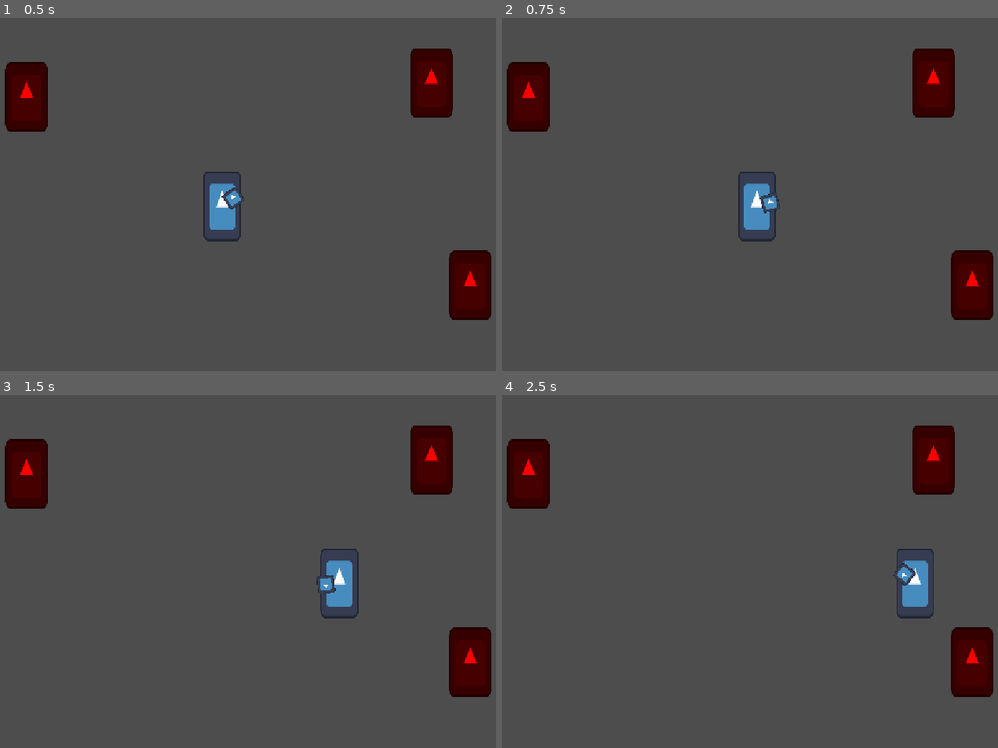
Above: before the commit, frames 1-4 (two rows, left to right).
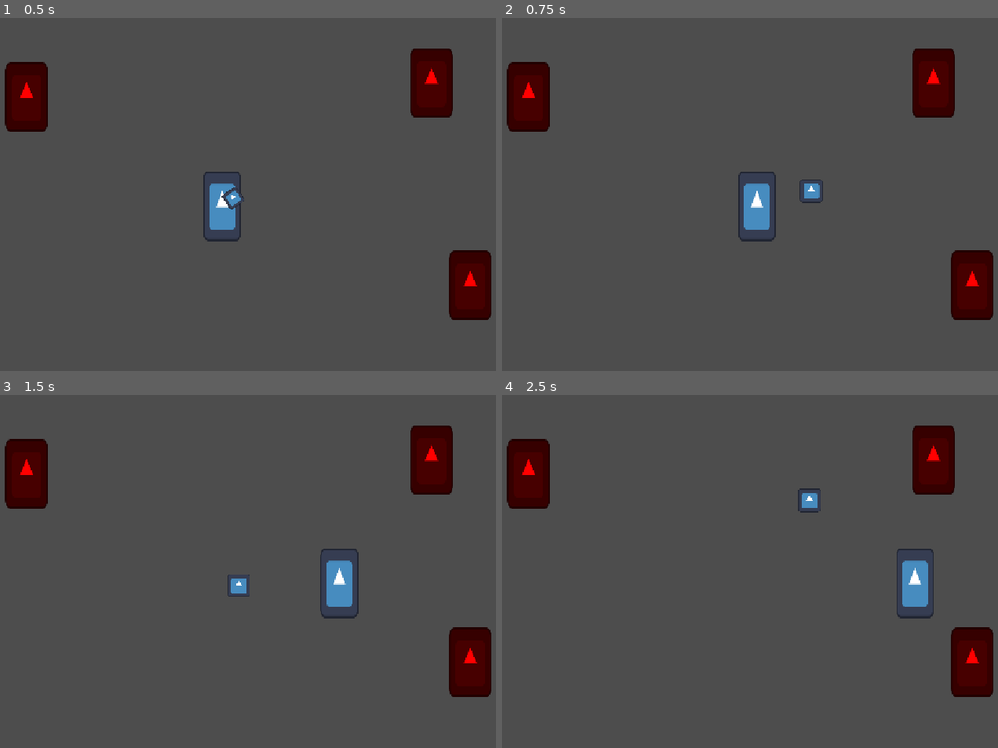
Above: after the commit, the same moments.

Repository: neilavesterinen/Haven-Bounce-Back-Shooter
Game: Godot game, scene res://test_scene.tscn
The game is run twice, just before and just after one commit, with the same random seed, the same clock (stepped at 60 frames per second) and the same inputs. Before the commit the project has no main scene; this scene is started directly in both runs. The engine's default icon, where the game draws it, is replaced by a stand-in: a white triangle on a blue panel in a dark square.
Inputs (mouse positions are in pixels of both pictures, inside the frame that each line leads up to):
- Up to frame 1 (0.5 s): no input
- Up to frame 2 (0.75 s): tap Enter at 0.5 s; move the mouse to (878, 176) at 0.52 s; hold Right (ui_right) from 0.53 s (still down); click (878, 176) at 0.6 s
- Up to frame 3 (1.5 s): release Right (ui_right) at 1.25 s; drag from (114, 589) to (208, 642) at 1.27 s
- Up to frame 4 (2.5 s): move the mouse to (804, 493) at 2.02 s; hold Right (ui_right) from 2.03 s (still down); tap I at 2.1 s; click (804, 493) at 2.3 s

Frame 1 is identical in both runs. In frame 2, 0.3% of the frame differs, in the area x 51-65%, y 45-56%; in frame 3, 0.3%; in frame 4, 0.3%, in the area x 59-84%, y 26-54%.
Error after the commit: Cannot call method 'get_first_node_in_group' on a null value. (res://enemy.gd:5)

Commit message:
Moved some files and did some stuff

Diff:
--- a/enemy.gd
+++ b/enemy.gd
@@ -2,6 +2,7 @@
 class_name Enemy
 
 var health := 1
+var player := get_tree().get_first_node_in_group("player")
 
 func _process(delta: float) -> void:
 	pass
--- a/orb.gd
+++ b/player/orb.gd
@@ -48,7 +48,3 @@
 		):
 			player.orb_count += 1
 			queue_free()
-
-
-func _on_body_entered(body: Node) -> void:
-	print("hit something")
--- a/orb.tscn
+++ b/player/orb.tscn
@@ -1,7 +1,7 @@
 [gd_scene format=3 uid="uid://umirppnct2kf"]
 
 [ext_resource type="Texture2D" uid="uid://rr83vynoqgaw" path="res://icon.svg" id="1_ogqpy"]
-[ext_resource type="Script" uid="uid://d1jarkgnb5njx" path="res://orb.gd" id="1_xdlj8"]
+[ext_resource type="Script" uid="uid://d1jarkgnb5njx" path="res://player/orb.gd" id="1_xdlj8"]
 
 [sub_resource type="CircleShape2D" id="CircleShape2D_xdlj8"]
 radius = 21.0
--- a/player.tscn
+++ b/player/player.tscn
@@ -1,12 +1,12 @@
 [gd_scene format=3 uid="uid://crntnsto002yl"]
 
 [ext_resource type="Texture2D" uid="uid://rr83vynoqgaw" path="res://icon.svg" id="1_4flbx"]
-[ext_resource type="Script" uid="uid://cut5vjywol6vb" path="res://player.gd" id="1_onrkg"]
+[ext_resource type="Script" uid="uid://cut5vjywol6vb" path="res://player/player.gd" id="1_onrkg"]
 
 [sub_resource type="RectangleShape2D" id="RectangleShape2D_onrkg"]
 size = Vector2(70, 130)
 
-[node name="Player" type="CharacterBody2D" unique_id=1329971783 node_paths=PackedStringArray("weapon_node")]
+[node name="Player" type="CharacterBody2D" unique_id=1329971783 node_paths=PackedStringArray("weapon_node") groups=["player"]]
 motion_mode = 1
 script = ExtResource("1_onrkg")
 __orb_file = "uid://umirppnct2kf"
--- a/project.godot
+++ b/project.godot
@@ -11,6 +11,7 @@
 [application]
 
 config/name="Haven Jam game"
+run/main_scene="uid://brjrtrxjnhtm8"
 config/features=PackedStringArray("4.7", "GL Compatibility")
 config/icon="res://icon.svg"
 
@@ -36,6 +37,18 @@
 
 enabled=PackedStringArray("res://addons/GDQuest_GDScript_formatter/plugin.cfg", "res://addons/gittydot/plugin.cfg")
 
+[global_group]
+
+player=""
+
+[input]
+
+click={
+"deadzone": 0.2,
+"events": [Object(InputEventMouseButton,"resource_local_to_scene":false,"resource_name":"","device":-1,"window_id":0,"alt_pressed":false,"shift_pressed":false,"ctrl_pressed":false,"meta_pressed":false,"button_mask":0,"position":Vector2(0, 0),"global_position":Vector2(0, 0),"factor":1.0,"button_index":1,"canceled":false,"pressed":false,"double_click":false,"script":null)
+]
+}
+
 [physics]
 
 3d/physics_engine="Jolt Physics"
--- a/test_scene.tscn
+++ b/test_scene.tscn
@@ -1,6 +1,6 @@
 [gd_scene format=3 uid="uid://c4phx4sxo3tqy"]
 
-[ext_resource type="PackedScene" uid="uid://crntnsto002yl" path="res://player.tscn" id="1_uhqqe"]
+[ext_resource type="PackedScene" uid="uid://crntnsto002yl" path="res://player/player.tscn" id="1_uhqqe"]
 [ext_resource type="PackedScene" uid="uid://ca3fe5qwrfnmj" path="res://enemy.tscn" id="2_ia1lp"]
 
 [node name="TestScene" type="Node2D" unique_id=570250207]
Renamed: orb.gd.uid -> player/orb.gd.uid
Renamed: player.gd -> player/player.gd
Renamed: player.gd.uid -> player/player.gd.uid
